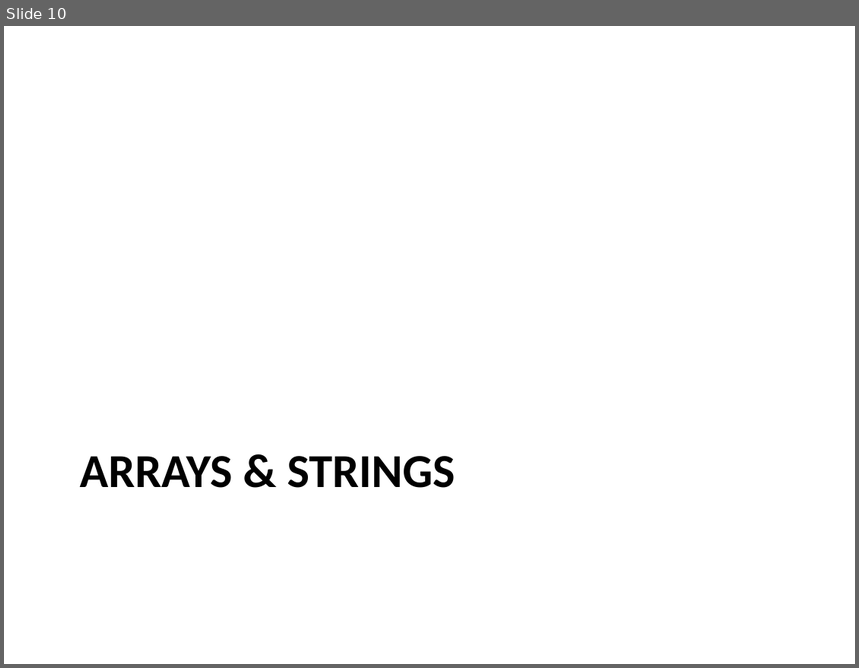
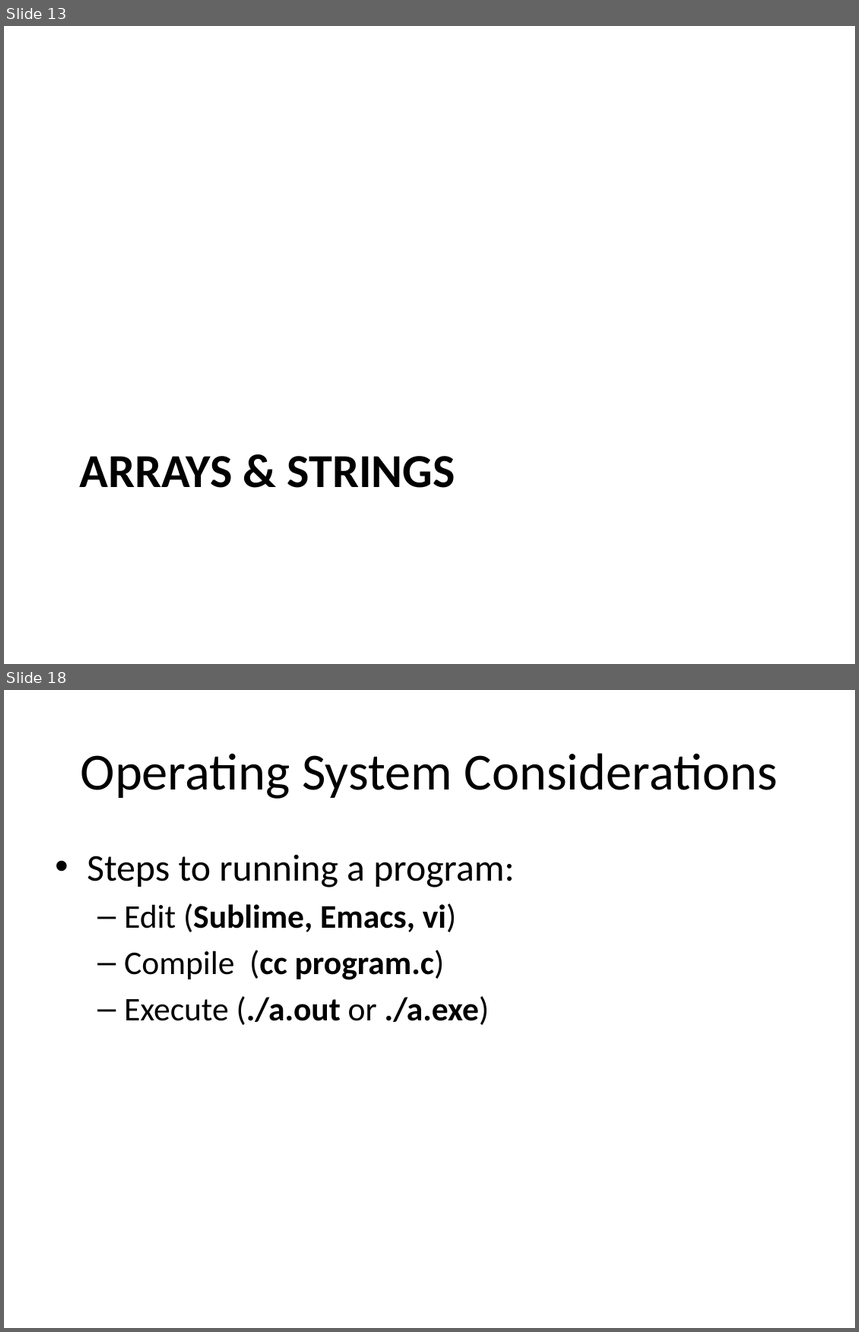
Before and after one commit to kinsidar/Spring2016, a slide deck: Slides/Lesson3.pptx. Shown one above the other, each under a label of ours: slide 10 before the commit, slides 13 and 18 after it; the slides between them are not shown. The pictures are 859x668 and 859x1332 pixels, drawn with LibreOffice and Linux fonts; fonts in the diff are those of the drawing. Boxes give left, top, right and bottom in pixels: in the first picture for what was removed or moved away, otherwise in the second. Text is boxed around its words. In the diff, an @@ line names an element or a change of style, - is before the commit and + after.

```diff
--- a/Slides/Lesson3.pptx
+++ b/Slides/Lesson3.pptx
@@ slide 18 added at (4, 690, 855, 1328), background #FFFFFF @@
@@ title added at (81, 753, 778, 799), 44 pt, text #000000 @@
+Operating System Considerations
@@ text added at (87, 854, 515, 1025), 28 pt, text #000000 @@
+• Steps to running a program:
+  – Edit (Sublime, Emacs, vi)
+  – Compile (cc program.c)
+  – Execute (./a.out or ./a.exe)
@@ what was slide 10 is now slide 13 @@
```
Also in this commit, not shown: 5 slides changed, 10 other slides added, 1 other file.
